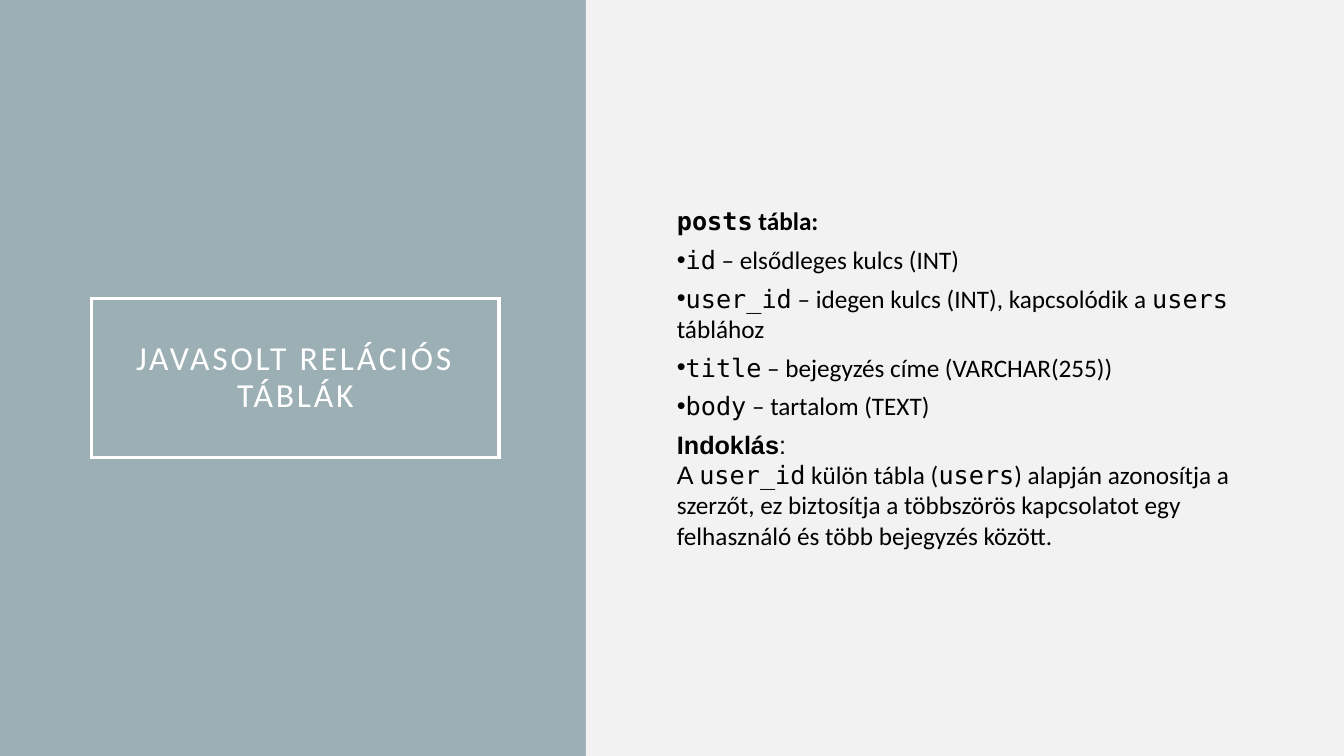
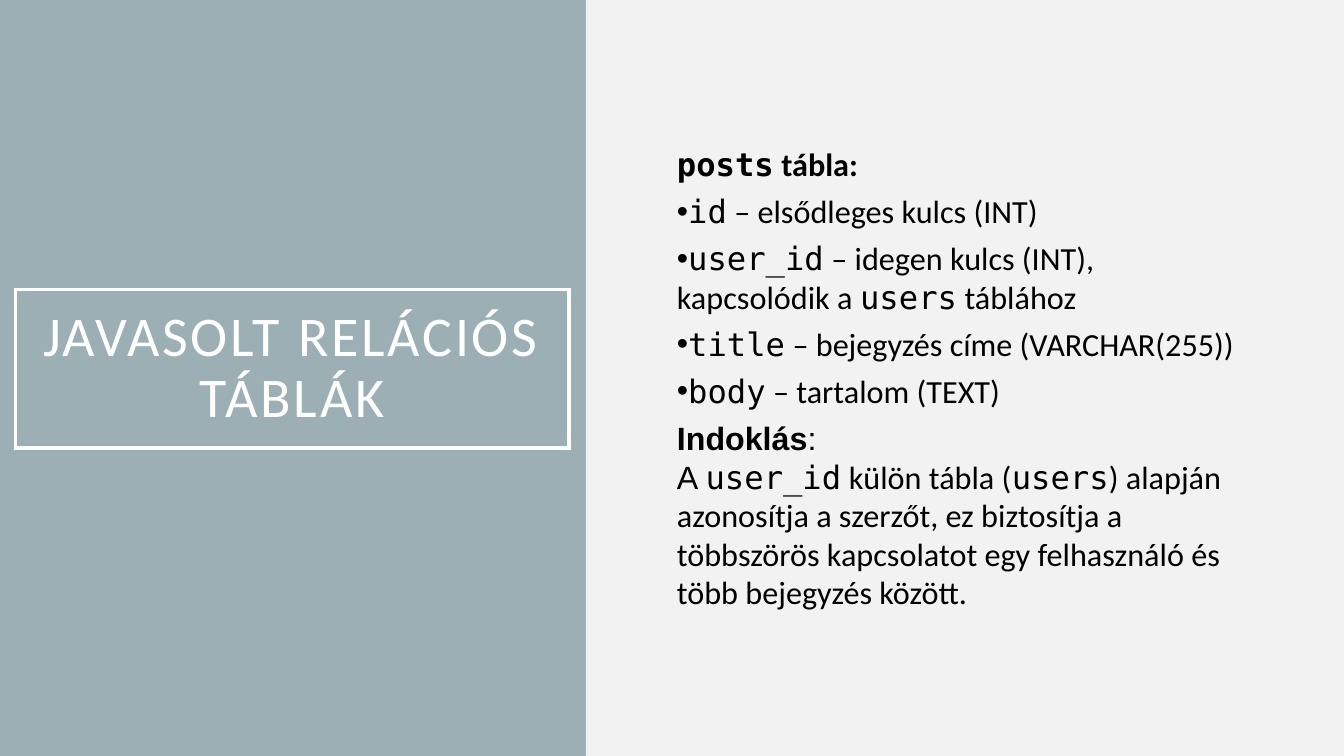
Before and after one commit to Robinhood0123/TothRobert-05-16, a slide deck: slide 4 of PPT/REST API.pptx. Drawn at 1344x756 pixels with LibreOffice and Linux fonts; fonts in the diff are those of the drawing. Boxes give left, top, right and bottom in pixels: in the first picture for what was removed or moved away, otherwise in the second. Text is boxed around its words. In the diff, an @@ line names an element or a change of style, - is before the commit and + after.

```diff
--- a/PPT/REST API.pptx
+++ b/PPT/REST API.pptx
@@ text "posts tábla:" at [677,153,1234,610]: size 18 to 23 pt @@
@@ title "JAVASOLT RELÁCIÓS TÁBLÁK": place and size @@
-title "JAVASOLT RELÁCIÓS TÁBLÁK" at [92,298,500,458]
+title "JAVASOLT RELÁCIÓS TÁBLÁK" at [15,289,569,449]
@@ title "JAVASOLT RELÁCIÓS TÁBLÁK" at [15,289,569,449]: size 24 to 40 pt @@
```
Also in this commit, not shown: 4 other slides changed, 1 other file.
